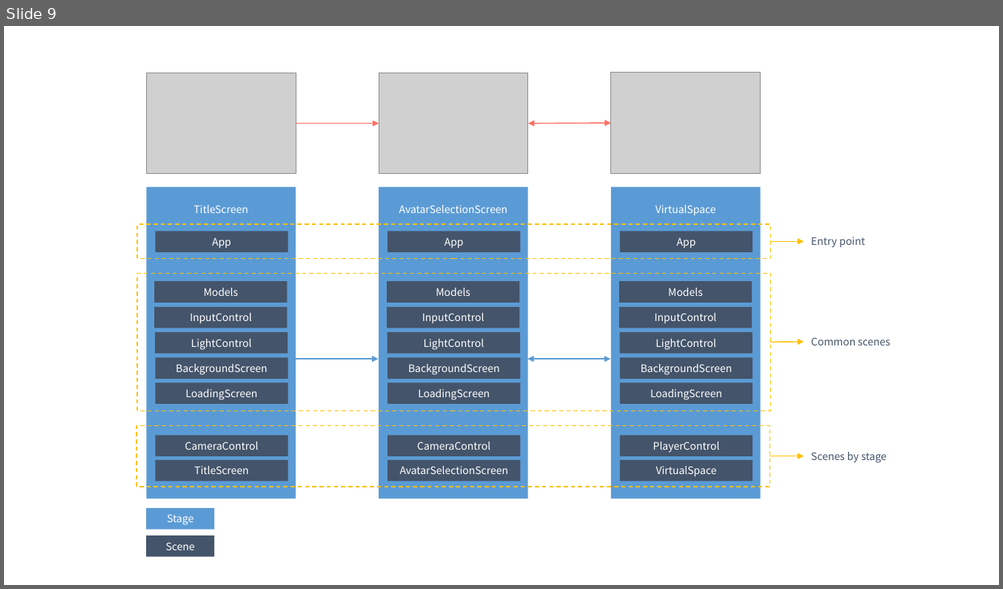
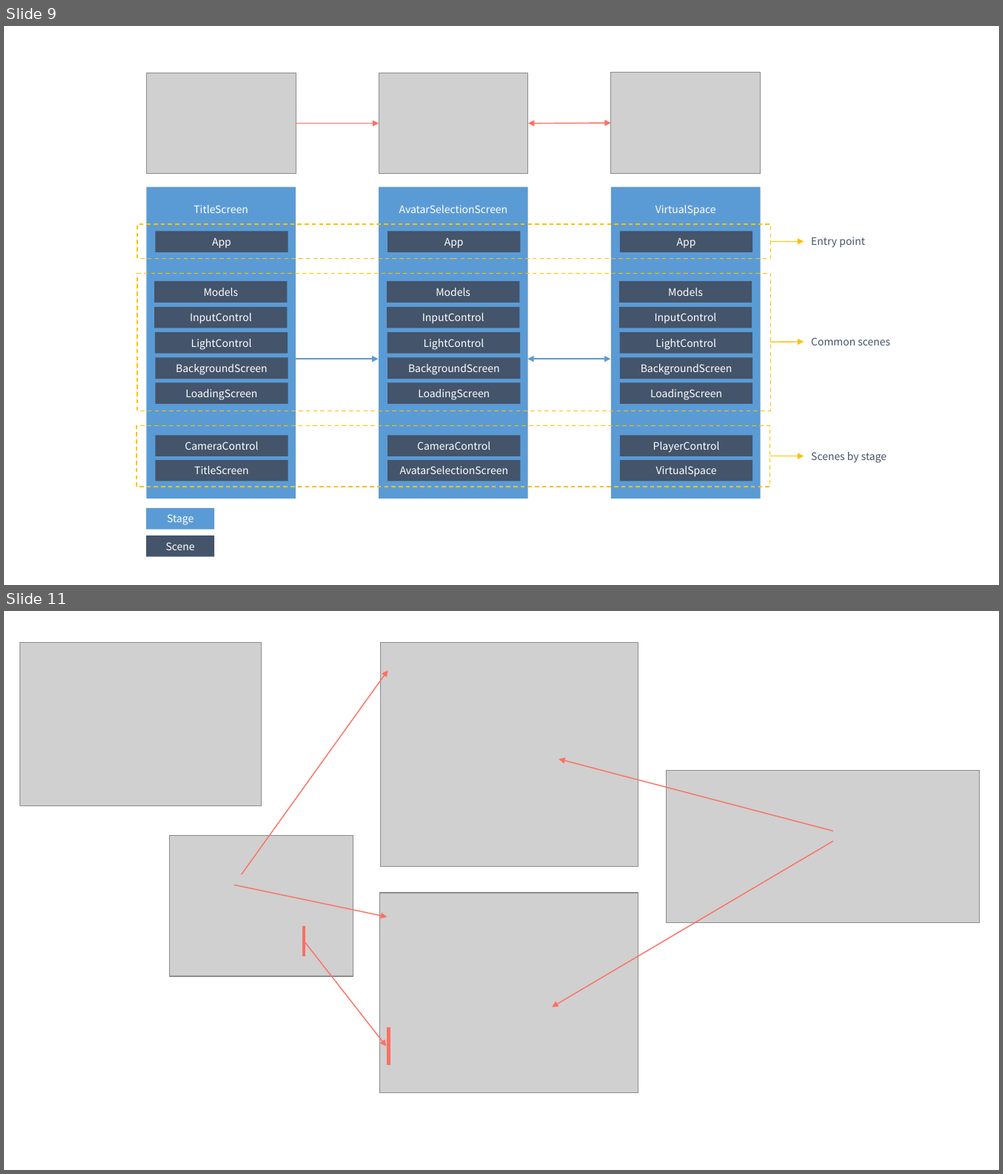
Before and after one commit to extreal-dev/Extreal.Guide, a slide deck: work/work.pptx. Shown one above the other, each under a label of ours: slide 9 before the commit, slides 9 and 11 after it; the slides between them are not shown. The pictures are 1003x589 and 1003x1174 pixels, drawn with LibreOffice and Linux fonts; fonts in the diff are those of the drawing; grey boxes stand for pictures. Boxes give left, top, right and bottom in pixels: in the first picture for what was removed or moved away, otherwise in the second. Text is boxed around its words. In the diff, an @@ line names an element or a change of style, - is before the commit and + after.

```diff
--- a/work/work.pptx
+++ b/work/work.pptx
@@ slide 11 added at bbox=[4, 611, 999, 1170], background #FFFFFF @@
@@ picture added at bbox=[20, 642, 262, 806] @@
@@ picture added at bbox=[380, 642, 637, 867] @@
@@ arrow added from (242, 875) to (387, 671), #FF6F61 1 pt @@
@@ arrow added from (833, 831) to (558, 760), #FF6F61 1 pt @@
@@ picture added at bbox=[666, 771, 979, 923] @@
@@ picture added at bbox=[170, 835, 353, 977] @@
@@ arrow added from (833, 842) to (552, 1007), #FF6F61 1 pt @@
@@ arrow added from (234, 885) to (387, 917), #FF6F61 1 pt @@
@@ picture added at bbox=[380, 893, 638, 1093] @@
@@ arrow added from (304, 942) to (386, 1047), #FF6F61 1 pt @@
@@ line added from (304, 925) to (304, 957), #FF6F61 3 pt @@
@@ line added from (388, 1028) to (388, 1065), #FF6F61 3 pt @@
```
Also in this commit, not shown: 1 other slide added, 3 other files.
